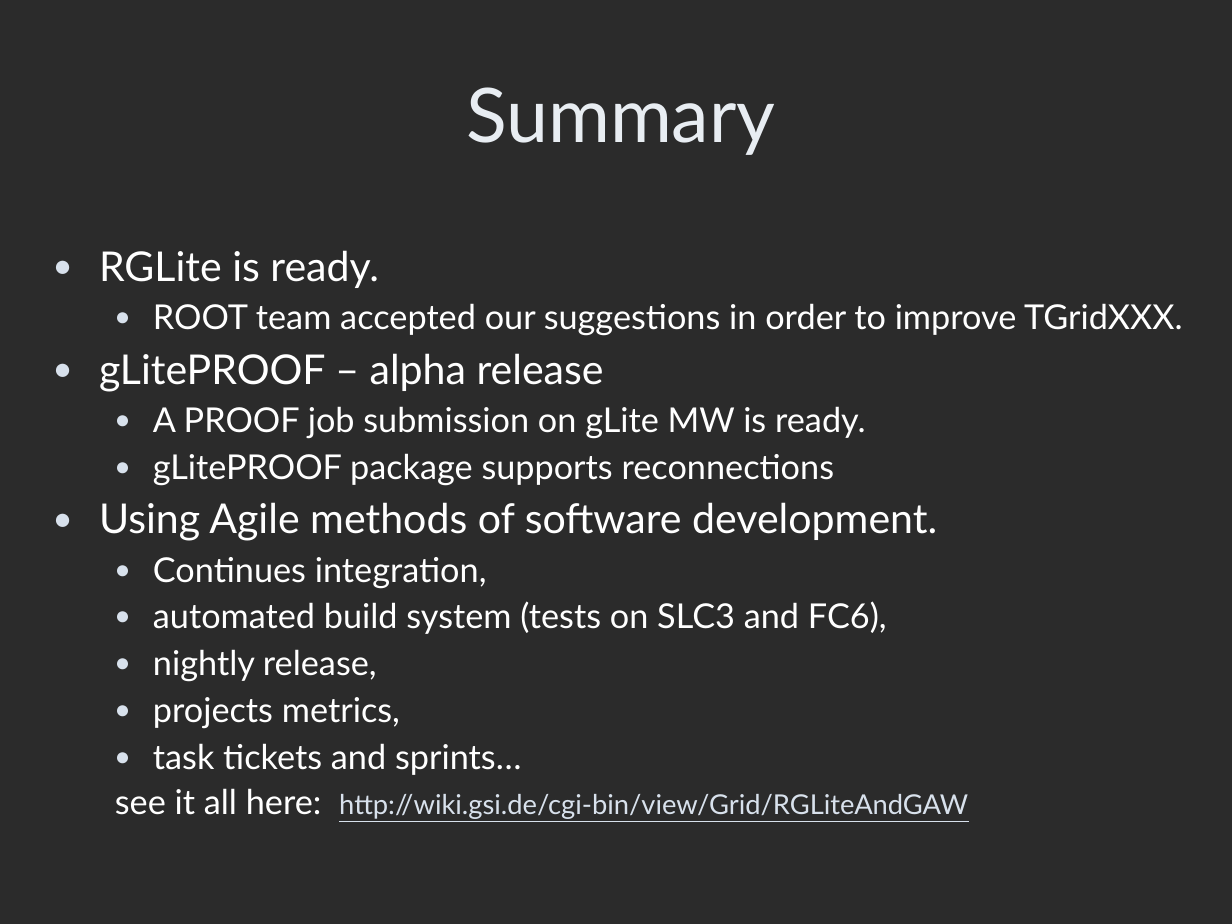
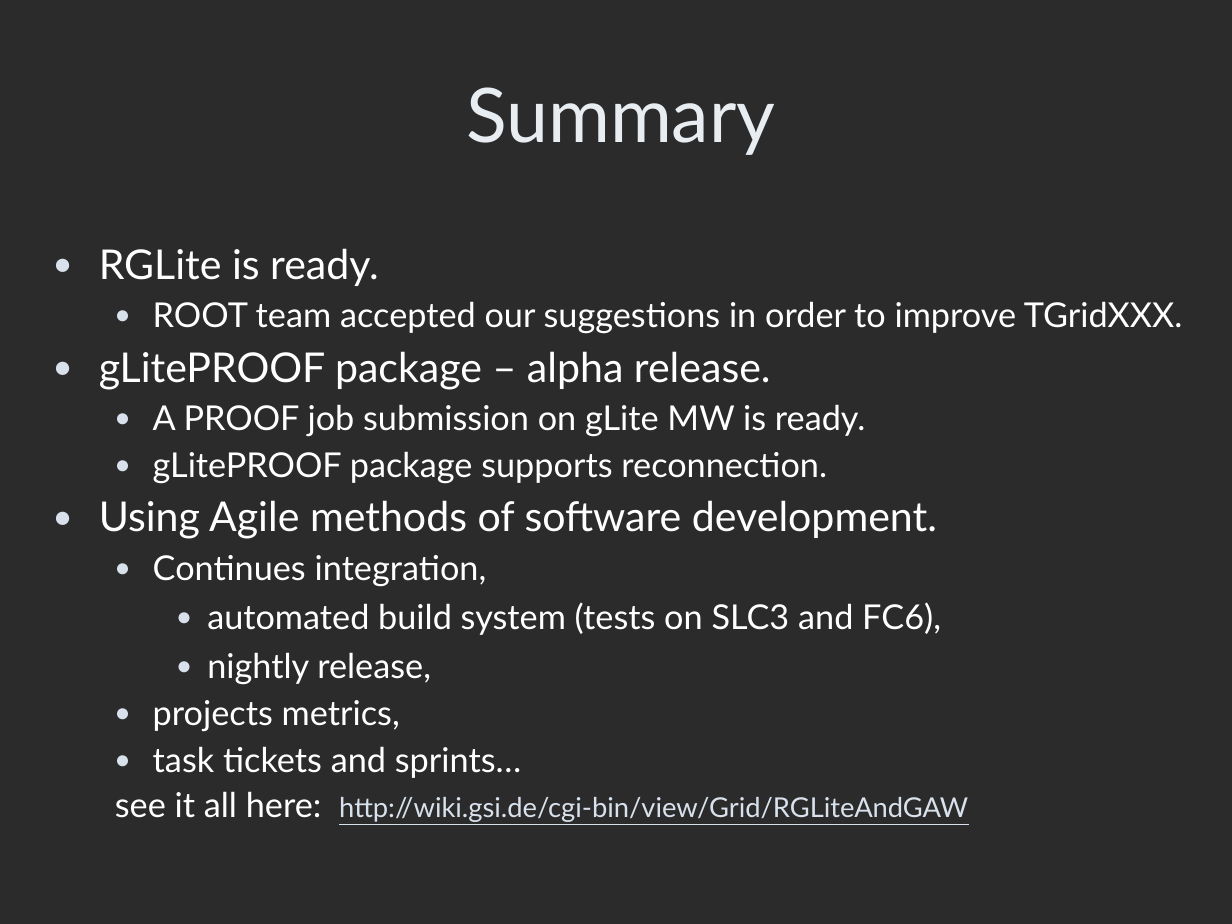
Before and after one commit to AnarManafov/PoDDocumentation, a slide deck: slide 8 of GridKaSchool/2007/GridKaSchool-2007-RGLite_gLitePROOF(GSI).ppt. Drawn at 1232x924 pixels with LibreOffice and Linux fonts; fonts in the diff are those of the drawing; background and template pictures are left out; a plain dark background stands for a picture behind light text. Boxes give left, top, right and bottom in pixels: in the first picture for what was removed or moved away, otherwise in the second. Text is boxed around its words. In the diff, an @@ line names an element or a change of style, - is before the commit and + after.

```diff
--- a/GridKaSchool/2007/GridKaSchool-2007-RGLite_gLitePROOF(GSI).ppt
+++ b/GridKaSchool/2007/GridKaSchool-2007-RGLite_gLitePROOF(GSI).ppt
@@ text at (99,351,771,390): text changed @@
-● gLitePROOF – alpha release
+● gLitePROOF package – alpha release.
@@ text at (153,451,827,484): text changed @@
-  ● gLitePROOF package supports reconnections
+  ● gLitePROOF package supports reconnection.
@@ text at (207,602,941,685): list level 2 to 3 in "automated build system (tests on ..."; line spacing 0.93 to 0.95; list level 2 to 3 in "nightly release," @@
```
Also in this commit, not shown: 1 other slide changed.
